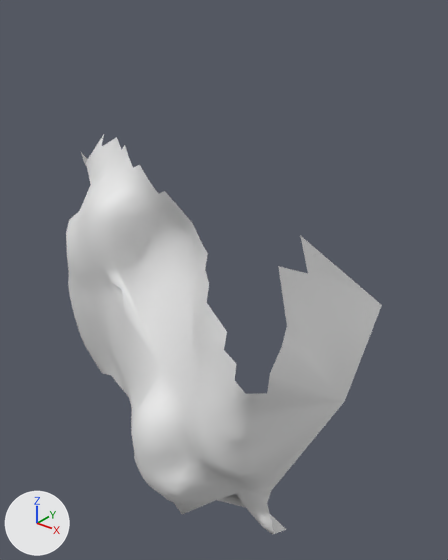
The OBJ model res/final/onecam_fullvolume/07/cleanedup/FullVolium.000193.obj, before and after one commit.
Camera for both pictures: a camera (50 mm lens) standing at (-349.5, -424.2, 261.7) and looking at (-443.0, -307.3, 189.2). Every picture has the same lights, and +X, +Y and +Z are marked at lower left. Where no turn or scale is listed for an object, it has been applied to the vertices.

The first picture shows 'FullVolium.000193'.
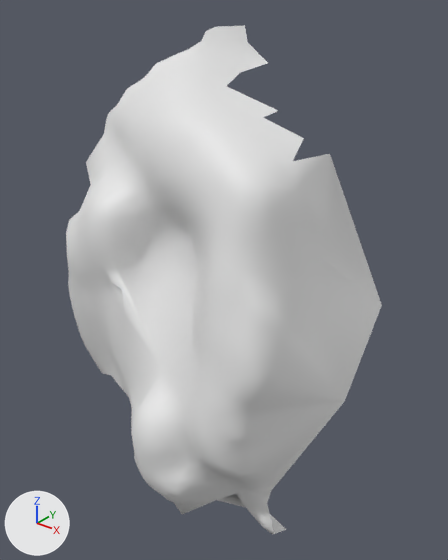
What differs and where, as boxes (x1, y1, x2, y2) in the pictures (448 x 560 px):
'FullVolium.000193', reshaped (27% taller)
    before: (66, 134, 382, 534)
    after: (66, 25, 382, 534)
part 1 of me_fullvolium_000193, added
    after: (102, 25, 382, 394)

The change in detail:
me_fullvolium_000193 is used by ob_fullvolium_000193; location (0.0, 0.0, 0.0).
me_fullvolium_000193 had 377 vertices, 673 faces and spanned x -506.1..-402.3, y -350.2..-292.4, z 136.5..226.7.
me_fullvolium_000193 now has 533 vertices, 993 faces and spans x -504.6..-402.3, y -350.2..-277.1, z 136.5..250.4.
Part 1, on me_fullvolium_000193:
158 vertices are added at x -475.0..-407.7, y -343.8..-277.1, z 192.8..250.4.
325 new faces join them.
